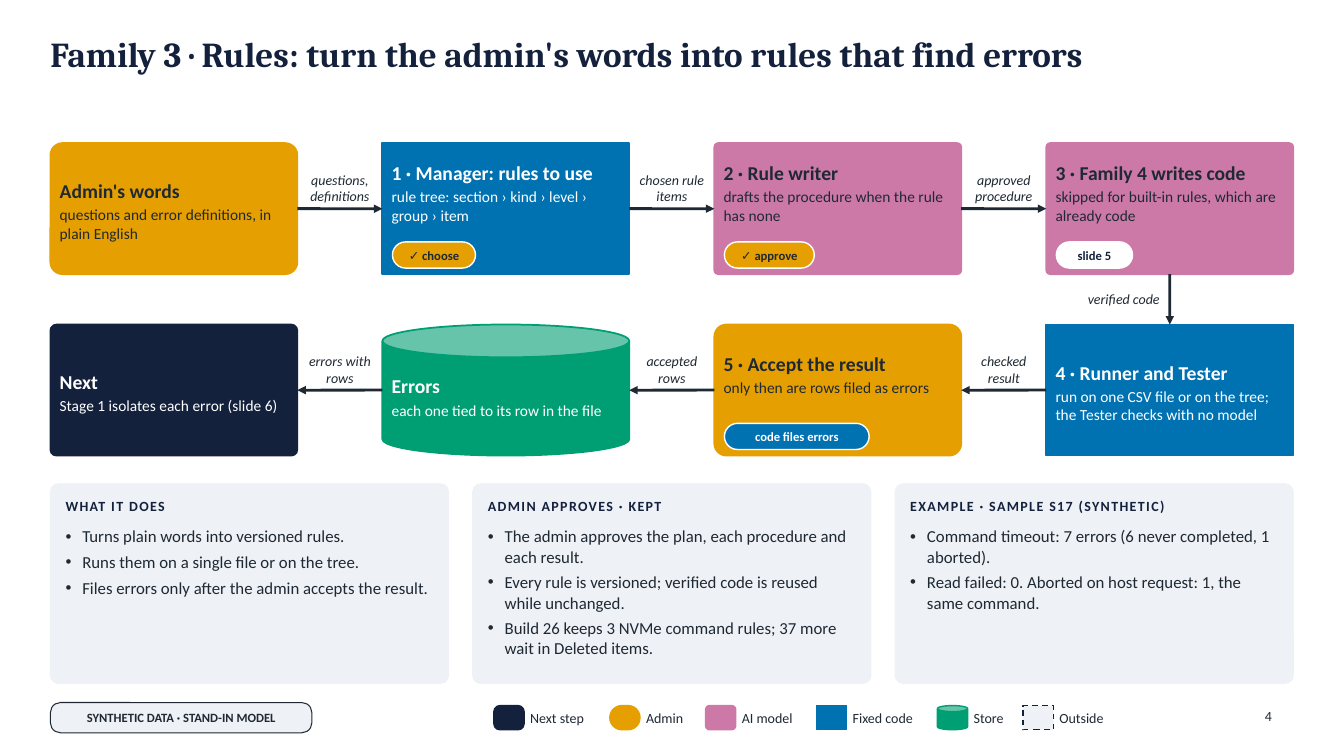
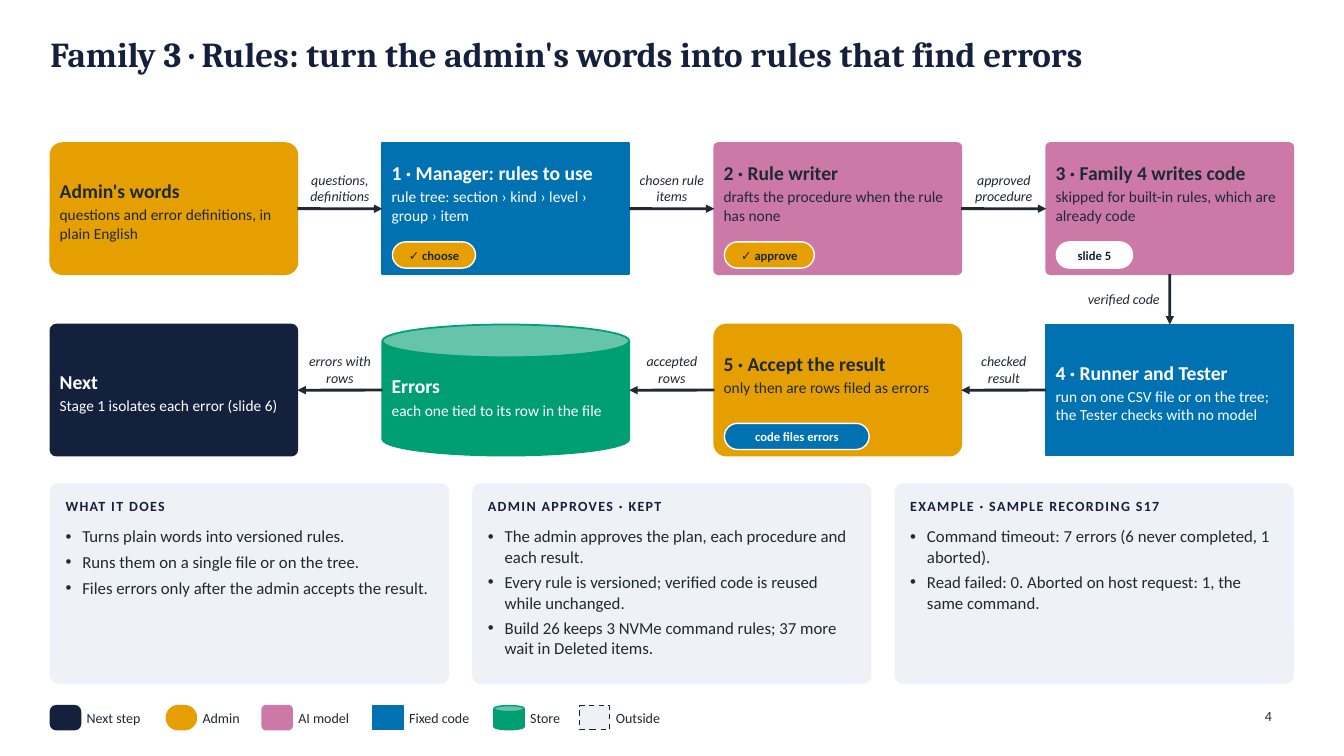
Before and after one commit to Gangasagarhl/Tempororay, a slide deck: slide 4 of Field_to_Test_Loop_architecture_families_stages_tests.pptx. Drawn at 1344x756 pixels with LibreOffice and Linux fonts; fonts in the diff are those of the drawing. Boxes give left, top, right and bottom in pixels: in the first picture for what was removed or moved away, otherwise in the second. Text is boxed around its words. In the diff, an @@ line names an element or a change of style, - is before the commit and + after.

Commit message:
Deck: remove the data and status tags; plain wording on every slide

```diff
--- a/Field_to_Test_Loop_architecture_families_stages_tests.pptx
+++ b/Field_to_Test_Loop_architecture_families_stages_tests.pptx
@@ text at [910,502,1160,511]: text changed @@
-EXAMPLE · SAMPLE S17 (SYNTHETIC)
+EXAMPLE · SAMPLE RECORDING S17
@@ rounded rectangle: place and size @@
-rounded rectangle at [50,703,312,733]
+rounded rectangle at [50,706,81,730]
@@ rounded rectangle at [50,706,81,730]: fill #EEF1F5 to #14213D; outline #1F2933 0.75 pt to #14213D 1 pt; proportions changed @@
@@ text removed at [87,713,276,722] @@
-SYNTHETIC DATA · STAND-IN MODEL
@@ rounded rectangle: place and size @@
-rounded rectangle at [494,706,524,730]
+rounded rectangle at [166,706,197,730]
@@ rounded rectangle at [166,706,197,730]: fill #14213D to #E69F00; outline #14213D 1 pt to #E69F00 1 pt; proportions changed @@
@@ rounded rectangle: place and size @@
-rounded rectangle at [610,706,640,730]
+rounded rectangle at [262,706,292,730]
@@ rounded rectangle at [262,706,292,730]: fill #E69F00 to #CC79A7; outline #E69F00 1 pt to #CC79A7 1 pt; proportions changed @@
@@ 6 texts, 2 rectangles, 1 cylinder: place and size @@
-6 texts, 2 rectangles, 1 cylinder at [530,706,1103,730]
+6 texts, 2 rectangles, 1 cylinder at [87,706,660,730]
@@ rounded rectangle removed at [706,706,736,730] @@
```
Also in this commit, not shown: 8 other slides changed, 1 other file.
